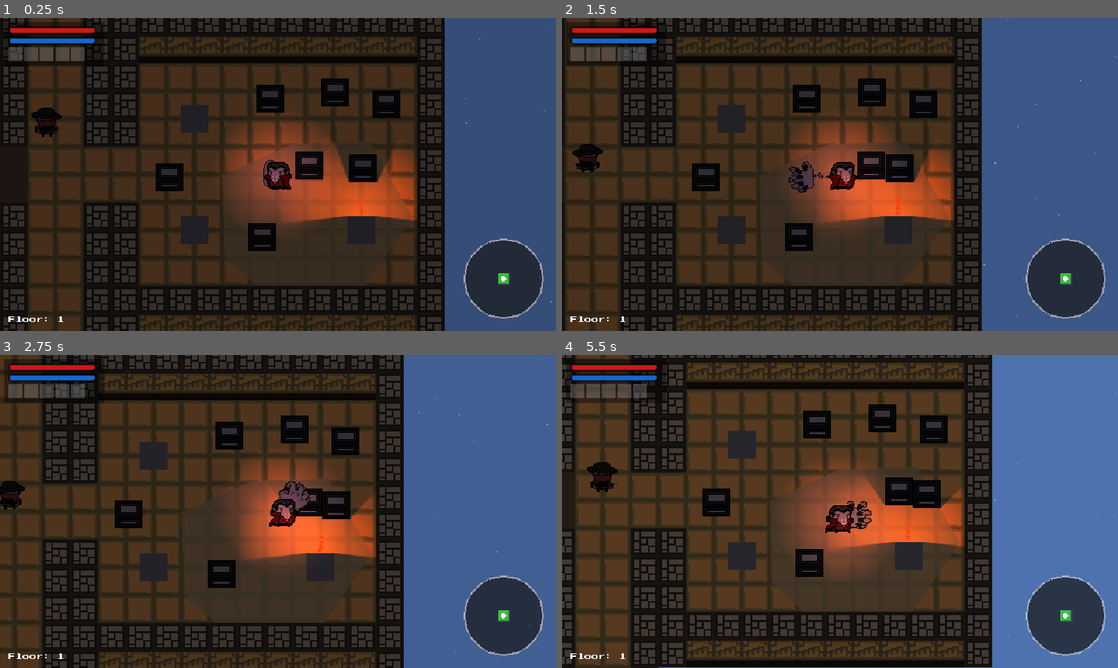
Above: before the commit, frames 1-4 (two rows, left to right).
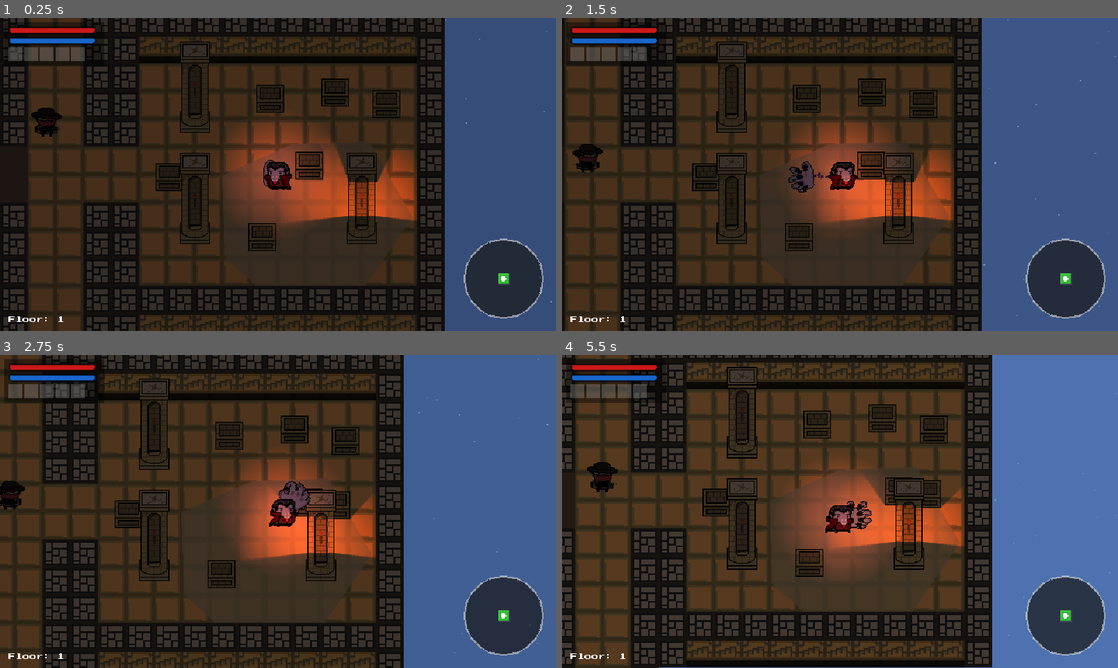
Above: after the commit, the same moments.

Repository: Lohrel/WlademirBizarreAdventures
Game: Godot game, scene res://scenes/level_generator.tscn
Two runs of this game, one before a commit and one after it. Both use one fixed random seed, a clock stepped at 60 frames per second and the inputs below. The engine's default icon, where the game draws it, is replaced by a stand-in: a white triangle on a blue panel in a dark square.
Inputs (mouse positions are in pixels of both pictures, inside the frame that each line leads up to):
- Up to frame 1 (0.25 s): no input
- Up to frame 2 (1.5 s): tap Enter at 0.5 s; move the mouse to (962, 158) at 0.52 s; hold Right (move_right) 0.53-1.25 s; click (962, 158) at 0.6 s; drag from (728, 190) to (600, 174) at 1.27 s
- Up to frame 3 (2.75 s): move the mouse to (333, 442) at 2.02 s; hold Right (move_right) from 2.03 s (still down); hold E (interact) from 2.03 s (still down)
- Up to frame 4 (5.5 s): release Right (move_right) at 2.75 s; release E (interact) at 2.75 s; drag from (812, 574) to (856, 492) at 2.77 s; move the mouse to (1006, 558) at 3.52 s; hold A (move_left) 3.53-4.25 s; tap Ctrl at 3.6 s; drag from (673, 464) to (845, 552) at 4.27 s; move the mouse to (867, 511) at 5.02 s; hold S (move_down) from 5.03 s (still down); click (867, 511) at 5.1 s

The runs differ from the first frame. In frame 1, 3.6% of the frame differs, in the area x 28-72%, y 7-75%; in frame 2, 3.7%; in frame 3, 3.7%; in frame 4, 4.5%, in the area x 25-70%, y 3-71%.

Commit message:
artes das armadilhas, caixas e colunas adicionadas

Diff:
--- a/scenes/box.tscn
+++ b/scenes/box.tscn
@@ -1,7 +1,7 @@
 [gd_scene format=3 uid="uid://dd2cq7sr1tb2u"]
 
-[ext_resource type="Script" uid="uid://uocr3gahoiov" path="res://scripts/box.gd" id="1_box_script"]
-[ext_resource type="Texture2D" uid="uid://ox5tthtb7j06" path="res://assets/sprites/box/formato_teste.png" id="2_ks2v0"]
+[ext_resource type="Script" uid="uid://qd57f5761dyi" path="res://scripts/box.gd" id="1_box_script"]
+[ext_resource type="Texture2D" uid="uid://cgsghv644o4ug" path="res://assets/sprites/formato_teste4.png" id="2_ks2v0"]
 
 [sub_resource type="RectangleShape2D" id="RectangleShape2D_1"]
 size = Vector2(32, 32)
--- a/scenes/level_generator.tscn
+++ b/scenes/level_generator.tscn
@@ -1,17 +1,15 @@
 [gd_scene format=3 uid="uid://c4gxk13xwaei3"]
 
-[ext_resource type="Script" path="res://scripts/level_generator.gd" id="1_eyghq"]
+[ext_resource type="Script" uid="uid://dr7uirbkrsx8g" path="res://scripts/level_generator.gd" id="1_eyghq"]
 [ext_resource type="PackedScene" uid="uid://dq7vkqodlkx7a" path="res://scenes/room.tscn" id="2_ss8ix"]
 [ext_resource type="PackedScene" uid="uid://bls2nwi65cm7k" path="res://scenes/player.tscn" id="3_4rulu"]
 [ext_resource type="PackedScene" uid="uid://b8o720cqn7as0" path="res://scenes/boss.tscn" id="4_boss"]
-[ext_resource type="PackedScene" uid="uid://cmlp6qiqopqc" path="res://scenes/boss_padre.tscn" id="8_boss_padre"]
-[ext_resource type="Script" path="res://scripts/camera_2d.gd" id="5_camera"]
-[ext_resource type="AudioStream" uid="uid://cd2r0qsy4nvo3" path="res://assets/sounds/WindyNight.wav" id="6_ambient_music"]
-
+[ext_resource type="Script" uid="uid://bv1cgiu8j4vm4" path="res://scripts/camera_2d.gd" id="5_camera"]
 [ext_resource type="PackedScene" uid="uid://c8l7p8m4n5p2x" path="res://scenes/background_night.tscn" id="6_bg"]
 [ext_resource type="PackedScene" uid="uid://b8y8q8u4n8p4y" path="res://scenes/staircase.tscn" id="7_stairs"]
+[ext_resource type="PackedScene" uid="uid://cmlp6qiqopqc" path="res://scenes/boss_padre.tscn" id="8_boss_padre"]
 
-[node name="LevelGenerator" type="Node2D"]
+[node name="LevelGenerator" type="Node2D" unique_id=1053402345]
 script = ExtResource("1_eyghq")
 room_scene = ExtResource("2_ss8ix")
 player_scene = ExtResource("3_4rulu")
@@ -19,11 +17,10 @@
 boss_padre_scene = ExtResource("8_boss_padre")
 staircase_scene = ExtResource("7_stairs")
 
-[node name="BackgroundNight" parent="." instance=ExtResource("6_bg")]
+[node name="BackgroundNight" parent="." unique_id=1397628304 instance=ExtResource("6_bg")]
 
-[node name="Darkness" type="CanvasModulate" parent="."]
+[node name="Darkness" type="CanvasModulate" parent="." unique_id=1670486182]
 color = Color(0.15, 0.15, 0.2, 1)
 
-[node name="Camera2D" type="Camera2D" parent="."]
-enabled = true
+[node name="Camera2D" type="Camera2D" parent="." unique_id=1207594221]
 script = ExtResource("5_camera")
--- a/scenes/pillar.tscn
+++ b/scenes/pillar.tscn
@@ -1,7 +1,8 @@
 [gd_scene format=3 uid="uid://cv8r36a4awn1n"]
 
-[ext_resource type="Script" uid="uid://c1pebuj8y4cfr" path="res://scripts/pillar.gd" id="1_pillar_script"]
-[ext_resource type="AudioStream" uid="uid://d1plo6wxtvfnd" path="res://assets/sounds/Torch.wav" id="2_01pxi"]
+[ext_resource type="Script" uid="uid://0ipvkvsci7cx" path="res://scripts/pillar.gd" id="1_pillar_script"]
+[ext_resource type="AudioStream" uid="uid://cg4qjipgshydb" path="res://assets/sounds/Torch.wav" id="2_01pxi"]
+[ext_resource type="Texture2D" uid="uid://cg5vriph5lv65" path="res://assets/sprites/coluna.png" id="3_q1crh"]
 
 [sub_resource type="RectangleShape2D" id="RectangleShape2D_1"]
 size = Vector2(32, 32)
@@ -13,6 +14,7 @@
 script = ExtResource("1_pillar_script")
 
 [node name="ColorRect" type="ColorRect" parent="." unique_id=1976341434]
+visible = false
 offset_left = -16.0
 offset_top = -16.0
 offset_right = 16.0
@@ -20,6 +22,7 @@
 color = Color(0.439216, 0.439216, 0.439216, 1)
 
 [node name="CollisionShape2D" type="CollisionShape2D" parent="." unique_id=390470832]
+visible = false
 shape = SubResource("RectangleShape2D_1")
 
 [node name="LightOccluder2D" type="LightOccluder2D" parent="." unique_id=1195149596]
@@ -52,3 +55,8 @@
 stream = ExtResource("2_01pxi")
 autoplay = true
 max_distance = 200.0
+
+[node name="Sprite2D" type="Sprite2D" parent="." unique_id=2032534197]
+z_index = 2
+position = Vector2(0, -37)
+texture = ExtResource("3_q1crh")
--- a/scenes/pressure_plate.tscn
+++ b/scenes/pressure_plate.tscn
@@ -1,18 +1,23 @@
-[gd_scene load_steps=3 format=3 uid="uid://c6r7s8t9u0v1w"]
+[gd_scene format=3 uid="uid://c6r7s8uau0v1w"]
 
-[ext_resource type="Script" path="res://scripts/pressure_plate.gd" id="1_plate"]
+[ext_resource type="Script" uid="uid://donhaomv2qylb" path="res://scripts/pressure_plate.gd" id="1_plate"]
+[ext_resource type="Texture2D" uid="uid://dopsedxl6u61s" path="res://assets/sprites/armadilha.png" id="2_xtofl"]
 
 [sub_resource type="CircleShape2D" id="CircleShape2D_plate"]
 radius = 16.0
 
-[node name="PressurePlate" type="Area2D"]
+[node name="PressurePlate" type="Area2D" unique_id=904181615]
 collision_layer = 4
 collision_mask = 3
 script = ExtResource("1_plate")
 
-[node name="BaseVisual" type="Polygon2D" parent="."]
+[node name="Sprite2D" type="Sprite2D" parent="." unique_id=681825532]
+texture = ExtResource("2_xtofl")
+
+[node name="BaseVisual" type="Polygon2D" parent="." unique_id=528284903]
+visible = false
 color = Color(0.55, 0.43, 0.3, 1)
 polygon = PackedVector2Array(16, 0, 14.7821, 6.12293, 11.3137, 11.3137, 6.12293, 14.7821, 0, 16, -6.12293, 14.7821, -11.3137, 11.3137, -14.7821, 6.12293, -16, 0, -14.7821, -6.12293, -11.3137, -11.3137, -6.12293, -14.7821, 0, -16, 6.12293, -14.7821, 11.3137, -11.3137, 14.7821, -6.12293)
 
-[node name="CollisionShape2D" type="CollisionShape2D" parent="."]
+[node name="CollisionShape2D" type="CollisionShape2D" parent="." unique_id=332654659]
 shape = SubResource("CircleShape2D_plate")
Binary file added: assets/sprites/armadilha.png
Not shown, added: assets/sprites/armadilha.png.import
Binary file changed: assets/sprites/box/formato_teste.png
Binary file added: assets/sprites/box/formato_teste2.png
Not shown, added: assets/sprites/box/formato_teste2.png.import
Binary file added: assets/sprites/coluna.png
Not shown, added: assets/sprites/coluna.png.import
Binary file added: assets/sprites/formato_teste3.png
Not shown, added: assets/sprites/formato_teste3.png.import
Binary file added: assets/sprites/formato_teste4.png
Not shown, added: assets/sprites/formato_teste4.png.import
